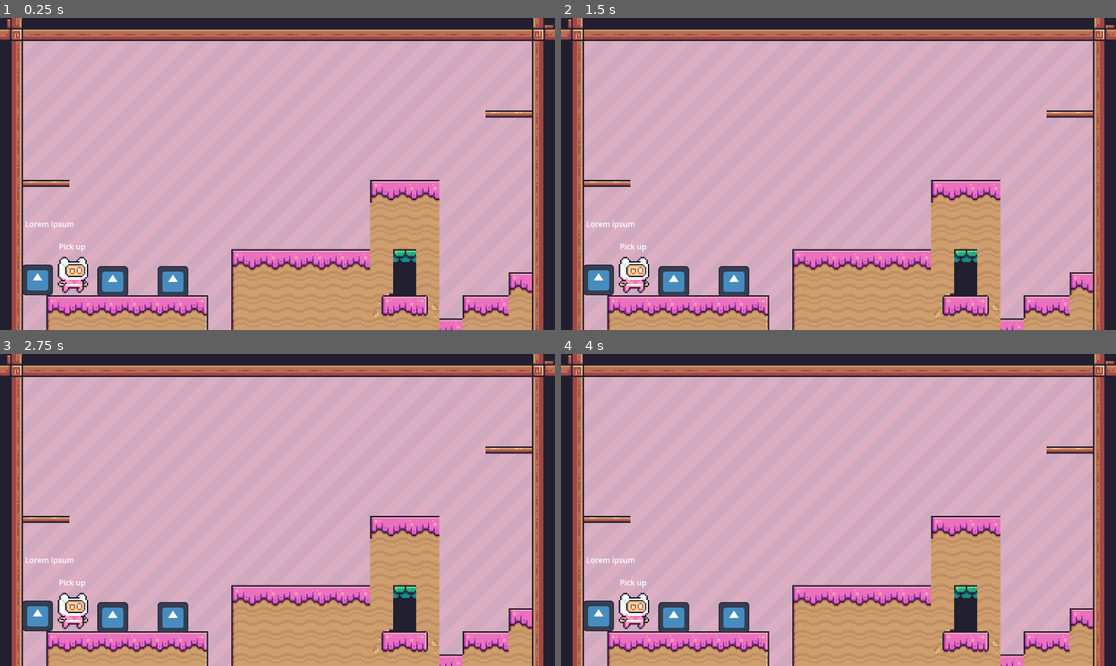
Above: before the commit, frames 1-4 (two rows, left to right).
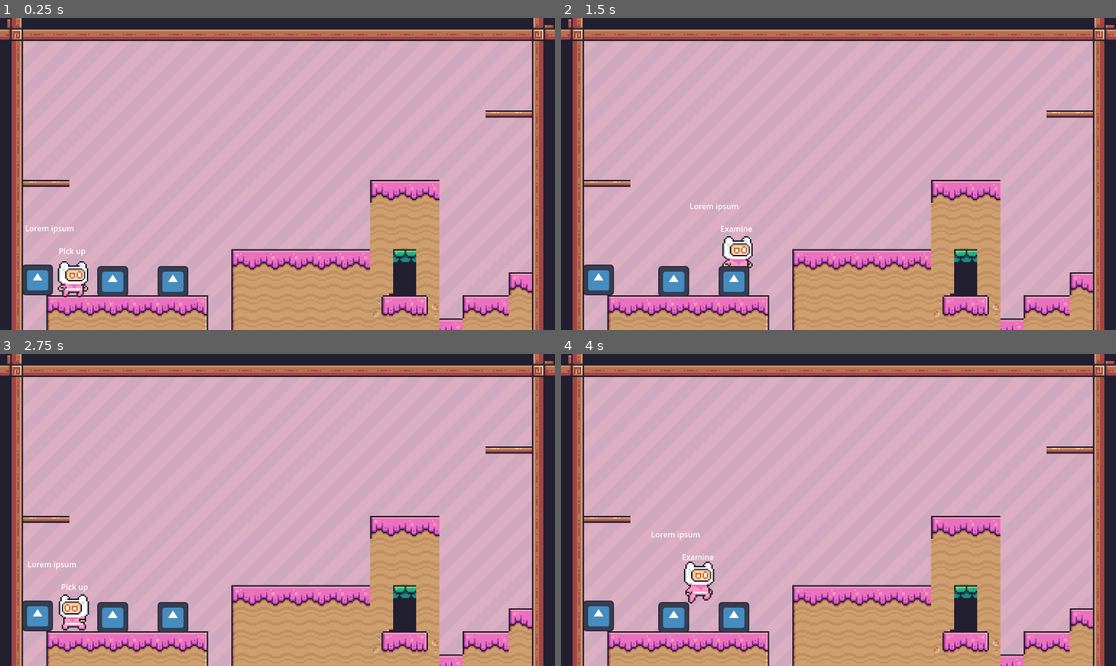
Above: after the commit, the same moments.

Repository: Seblecaribou/AdventureGamePrototype
Game: Godot game, scene res://Scenes/Main.tscn
Same seed, same stepped clock (60 frames per second), same inputs: the game is played once before the commit and once after it. The engine's default icon, where the game draws it, is replaced by a stand-in: a white triangle on a blue panel in a dark square.
Inputs (mouse positions are in pixels of both pictures, inside the frame that each line leads up to):
- Up to frame 1 (0.25 s): no input
- Up to frame 2 (1.5 s): tap Enter at 0.5 s; move the mouse to (960, 158) at 0.52 s; hold D (right) 0.53-1.25 s; tap E (interact) at 0.6 s; click (960, 158) at 0.67 s; tap Space (jump) at 0.77 s; drag from (727, 189) to (633, 270) at 1.27 s
- Up to frame 3 (2.75 s): move the mouse to (333, 441) at 2.02 s; hold A (left) from 2.03 s (still down); tap Backspace (return) at 2.1 s
- Up to frame 4 (4 s): release A (left) at 2.75 s; drag from (810, 572) to (733, 616) at 2.77 s; move the mouse to (1005, 556) at 3.52 s; hold D (right) from 3.53 s (still down); hold Ctrl from 3.53 s (still down); tap Space (jump) at 3.77 s

The runs differ from the first frame. In frame 1, 0.7% of the frame differs, in the area x 4-16%, y 65-90%; in frame 2, 1.2%; in frame 3, 0.7%; in frame 4, 1.3%, in the area x 4-28%, y 57-89%.
Error before the commit: Parse Error: Expected indented block after function declaration. (res://Scripts/Components/States/GameManager/GameMovingState.gd:4)

Commit message:
InputManager into Singleton

Diff:
--- a/Scenes/Main.tscn
+++ b/Scenes/Main.tscn
@@ -1,10 +1,9 @@
-[gd_scene load_steps=11 format=3 uid="uid://co11dmbjerijd"]
+[gd_scene load_steps=10 format=3 uid="uid://co11dmbjerijd"]
 
 [ext_resource type="Texture2D" uid="uid://bx0asix1f5aov" path="res://Free/Background/Pink.png" id="1_4fsqj"]
 [ext_resource type="Script" path="res://Scripts/Components/States/GameManager/GameStateMachine.gd" id="1_gxh85"]
 [ext_resource type="Script" path="res://Scripts/Components/States/GameManager/ObserveState.gd" id="2_1q2se"]
 [ext_resource type="Texture2D" uid="uid://bomv7cngjdhnx" path="res://Free/Terrain/Terrain (16x16).png" id="2_3axcj"]
-[ext_resource type="Script" path="res://Scripts/Components/InputComponent.gd" id="3_8sstw"]
 [ext_resource type="Script" path="res://Scripts/Components/States/GameManager/GameMovingState.gd" id="3_txr1d"]
 [ext_resource type="PackedScene" uid="uid://d3h8d2gmlpihi" path="res://Scenes/PlayerCharacter.tscn" id="3_w2hnh"]
 [ext_resource type="PackedScene" uid="uid://kvuimi0lpjss" path="res://Scenes/Interactable.tscn" id="4_hs0my"]
@@ -516,9 +515,9 @@
 
 [node name="GameManager" type="Node" parent="."]
 
-[node name="GameStateMachine" type="Node" parent="GameManager" node_paths=PackedStringArray("input_manager", "initial_state")]
+[node name="GameStateMachine" type="Node" parent="GameManager" node_paths=PackedStringArray("player_character", "initial_state")]
 script = ExtResource("1_gxh85")
-input_manager = NodePath("../InputManager")
+player_character = NodePath("../../PlayerCharacter")
 initial_state = NodePath("Moving")
 
 [node name="Observe" type="Node" parent="GameManager/GameStateMachine"]
@@ -526,9 +525,6 @@
 
 [node name="Moving" type="Node" parent="GameManager/GameStateMachine"]
 script = ExtResource("3_txr1d")
-
-[node name="InputManager" type="Node2D" parent="GameManager"]
-script = ExtResource("3_8sstw")
 
 [node name="BackGround" type="TextureRect" parent="."]
 texture_filter = 1
@@ -544,9 +540,8 @@
 format = 2
 layer_0/tile_data = PackedInt32Array(23, 0, 6, 65559, 0, 5, 131095, 0, 5, 196631, 0, 5, 262167, 0, 5, 327703, 0, 5, 393 …(2469 unchanged characters)…
 
-[node name="PlayerCharacter" parent="." node_paths=PackedStringArray("input_manager", "game_state_machine") instance=ExtResource("3_w2hnh")]
+[node name="PlayerCharacter" parent="." node_paths=PackedStringArray("game_state_machine") instance=ExtResource("3_w2hnh")]
 position = Vector2(150, 523)
-input_manager = NodePath("../GameManager/InputManager")
 game_state_machine = NodePath("../GameManager/GameStateMachine")
 
 [node name="obs_bathtub_bathroom01" parent="." instance=ExtResource("4_hs0my")]
--- a/Scripts/Components/States/GameManager/GameMovingState.gd
+++ b/Scripts/Components/States/GameManager/GameMovingState.gd
@@ -1,4 +1,2 @@
 class_name GameMovingState
 extends StateComponent
-
-func _physics_process(delta):
--- a/Scripts/Components/States/GameManager/GameStateMachine.gd
+++ b/Scripts/Components/States/GameManager/GameStateMachine.gd
@@ -1,7 +1,6 @@
 class_name GameStateMachine
 extends StateMachineComponent
 
-@export var input_manager : InputComponent
 @export var player_character : PlayerCharacter
 
 func transition_state():
--- a/Scripts/Components/States/GameManager/ObserveState.gd
+++ b/Scripts/Components/States/GameManager/ObserveState.gd
@@ -1,5 +1,2 @@
 class_name GameObserveState
 extends StateComponent
-
-func physics_update(delta):
-	animation_component.animate("observe")
--- a/Scripts/Objects/PlayerCharacter.gd
+++ b/Scripts/Objects/PlayerCharacter.gd
@@ -1,8 +1,8 @@
 class_name PlayerCharacter
 extends CharacterBody2D
 
-@export var input_manager : InputComponent
 @export var game_state_machine : StateMachineComponent
+var input_manager = InputManager
 var current_game_state : String
 
 func _physics_process(delta):
--- a/Scripts/Components/InputComponent.gd
+++ b/Scripts/Singletons/InputManager.gd
@@ -1,4 +1,3 @@
-class_name InputComponent
 extends Node2D
 
 func check_jump_button(function: Callable) -> void:
--- a/project.godot
+++ b/project.godot
@@ -28,6 +28,7 @@
 [autoload]
 
 StaticDataSingleton="*res://Scripts/Singletons/StaticDataSingleton.gd"
+InputManager="*res://Scripts/Singletons/InputManager.gd"
 
 [editor_plugins]
 
